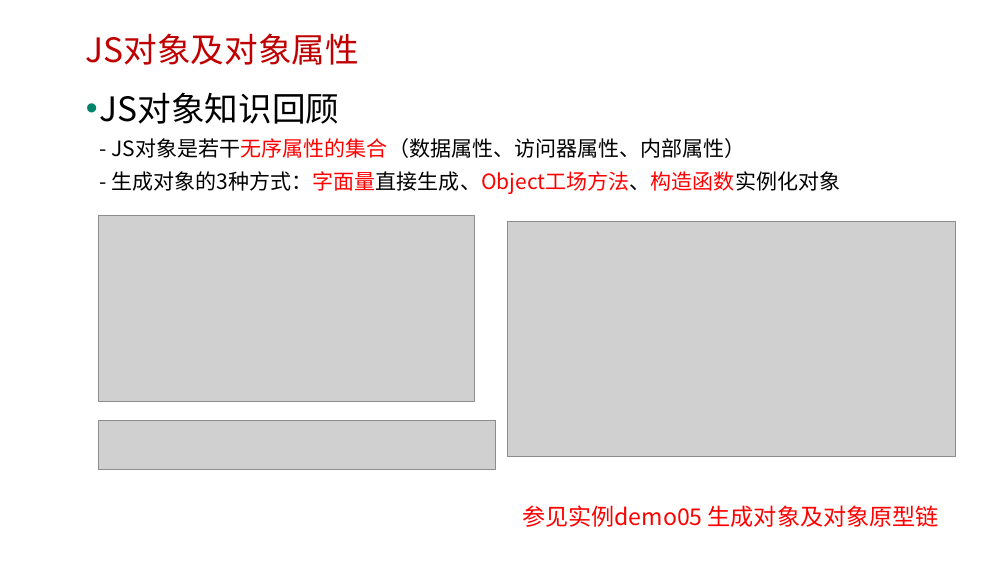
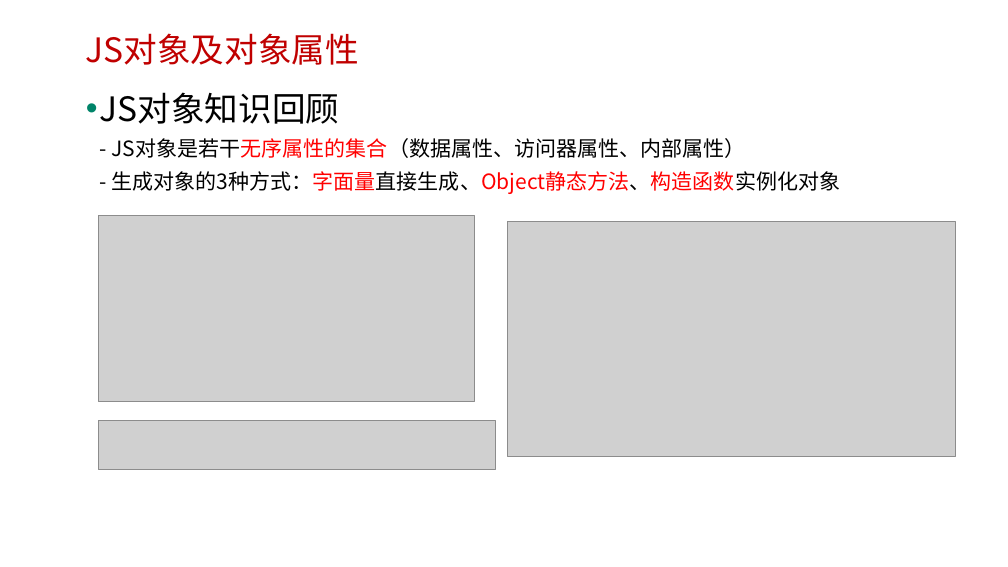
Before and after one commit to edu2act/course-javascript-advanced, a slide deck: slide 16 of 课程PPT/06.JavaScript对象.pptx (slide 15 before the commit). Drawn at 1008x567 pixels with LibreOffice and Linux fonts; fonts in the diff are those of the drawing; grey boxes stand for pictures; background and template pictures are left out. Boxes give left, top, right and bottom in pixels: in the first picture for what was removed or moved away, otherwise in the second. Text is boxed around its words. In the diff, an @@ line names an element or a change of style, - is before the commit and + after.

```diff
--- a/课程PPT/06.JavaScript对象.pptx
+++ b/课程PPT/06.JavaScript对象.pptx
@@ text at (100, 92, 840, 194): text changed @@
-• JS对象知识回顾
-  - JS对象是若干无序属性的集合（数据属性、访问器属性、内部属性）
-  - 生成对象的3种方式：字面量直接生成、Object工场方法、构造函数实例化对象
+• JS对象知识回顾
+  - JS对象是若干无序属性的集合（数据属性、访问器属性、内部属性）
+  - 生成对象的3种方式：字面量直接生成、Object静态方法、构造函数实例化对象
@@ text removed at (522, 505, 939, 527) @@
-参见实例demo05 生成对象及对象原型链
```
Also in this commit, not shown: 15 other slides changed, 3 slides added, 11 other files.
